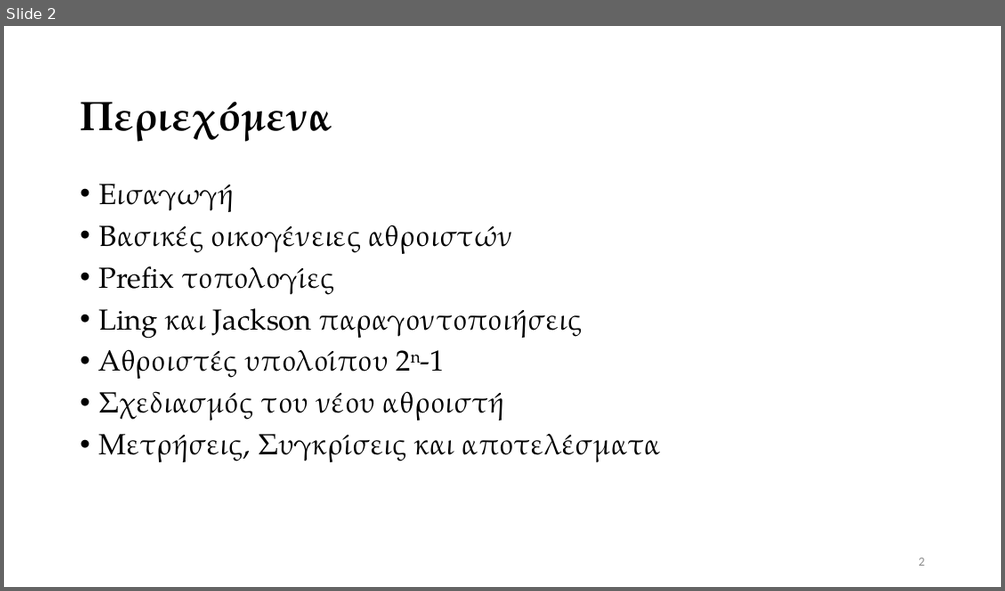
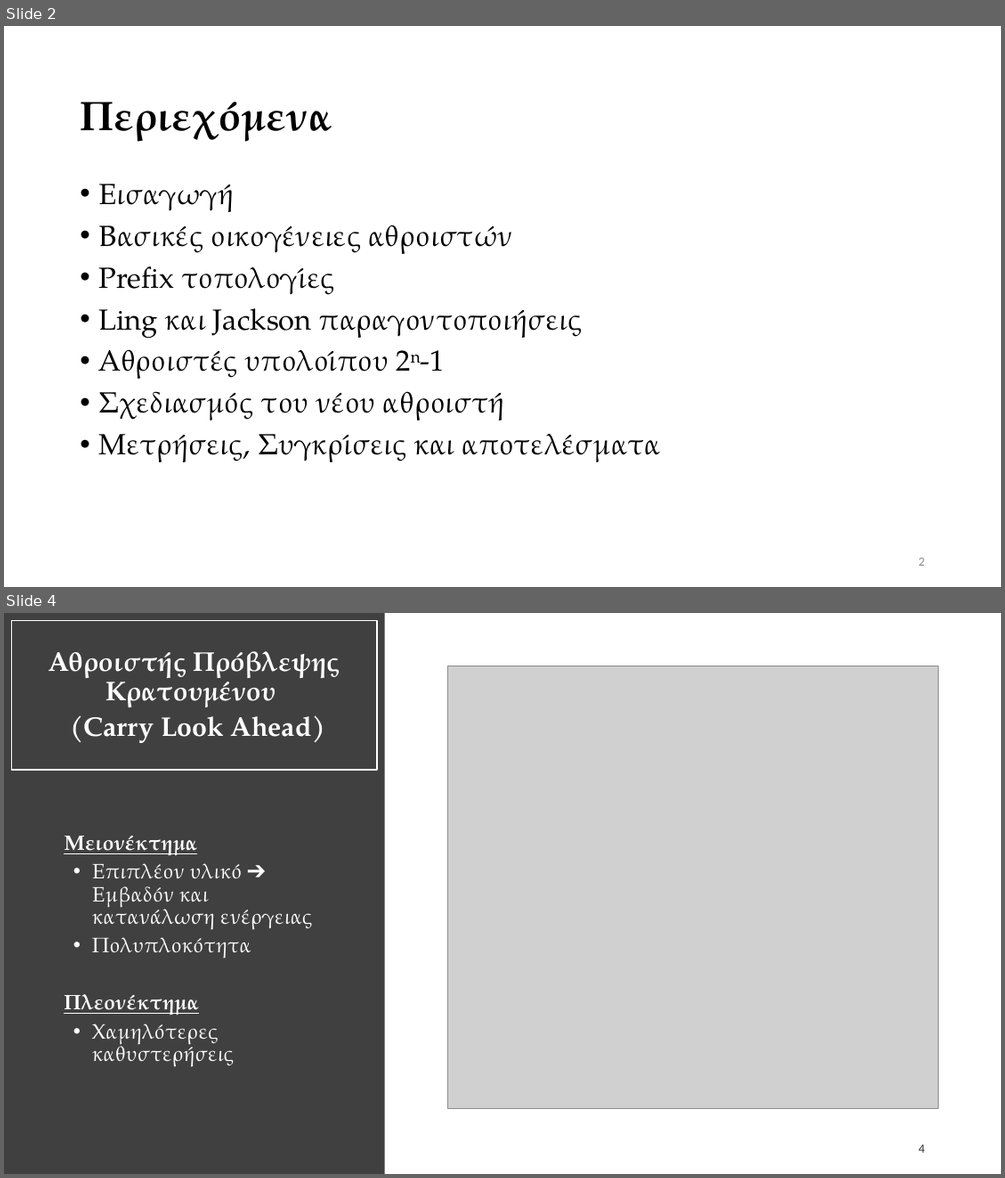
Before and after one commit to vassilas/THESIS_DOC, a slide deck: Presentation/Presentation.pptx. Shown one above the other, each under a label of ours: slide 2 before the commit, slides 2 and 4 after it; the slides between them are not shown. The pictures are 1005x591 and 1005x1178 pixels, drawn with LibreOffice and Linux fonts; fonts in the diff are those of the drawing; grey boxes stand for pictures. Boxes give left, top, right and bottom in pixels: in the first picture for what was removed or moved away, otherwise in the second. Text is boxed around its words. In the diff, an @@ line names an element or a change of style, - is before the commit and + after.

Commit message:
Update Presentation, and serial-prefix figure

```diff
--- a/Presentation/Presentation.pptx
+++ b/Presentation/Presentation.pptx
@@ slide 4 added at [4,613,1001,1174], background #FFFFFF @@
@@ rectangle added at [4,613,385,1174], fill #404040 @@
@@ rectangle added at [11,620,377,770], outline #FFFFFF 1.5 pt, 26 pt, text #FFFFFF, bold @@
+Αθροιστής Πρόβλεψης Κρατουμένου
+(Carry Look Ahead)
@@ picture added at [447,666,938,1108] @@
@@ text added at [64,835,313,1067], 20 pt, text #FFFFFF @@
+Μειονέκτημα
+• Επιπλέον υλικό ➔ Εμβαδόν και κατανάλωση ενέργειας
+• Πολυπλοκότητα
+Πλεονέκτημα
+• Χαμηλότερες καθυστερήσεις
@@ page number added at [918,1144,924,1152], 12 pt, text #000000 at 80% opacity @@
+4
```
Also in this commit, not shown: 3 other slides added, 8 other files.
